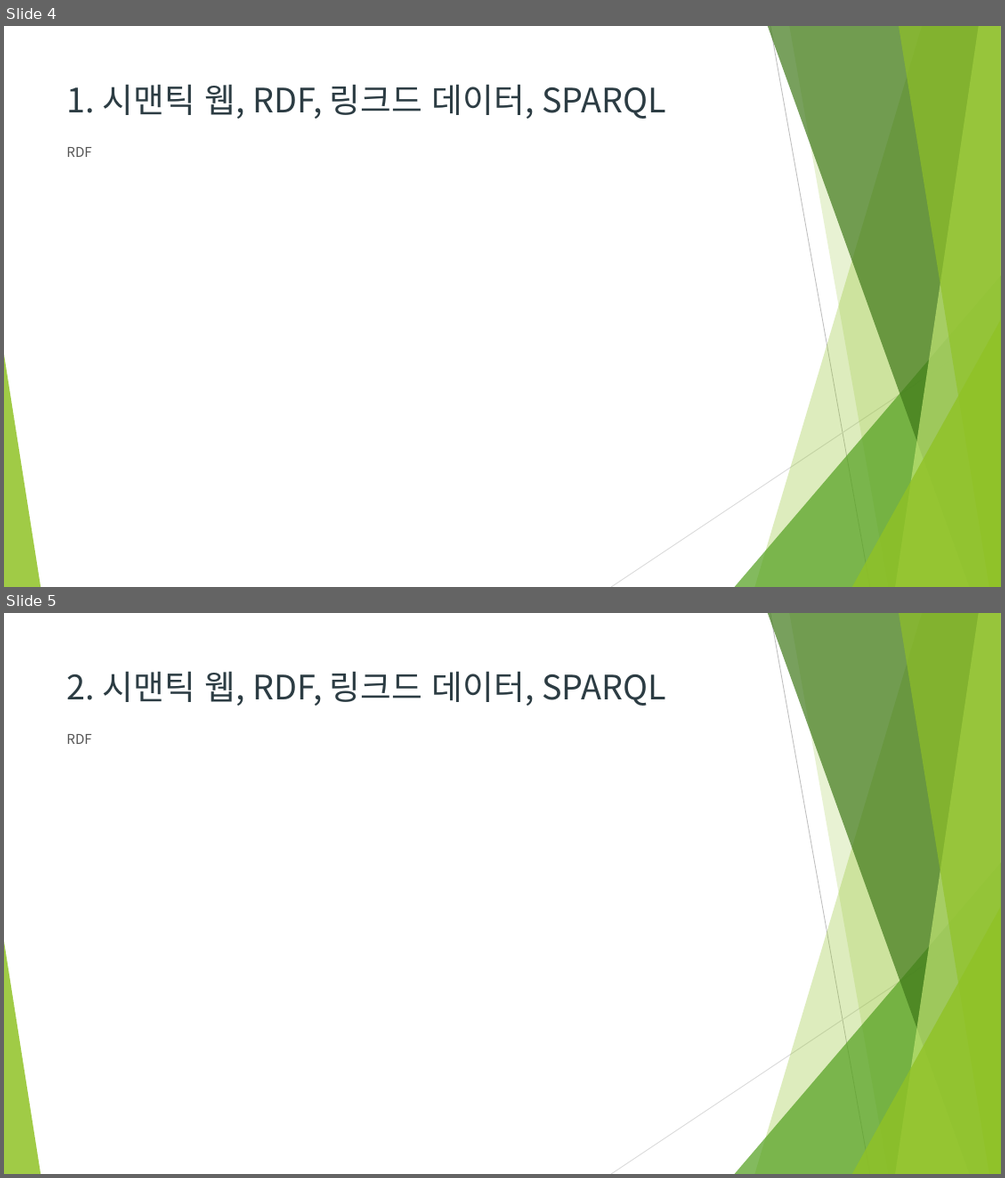
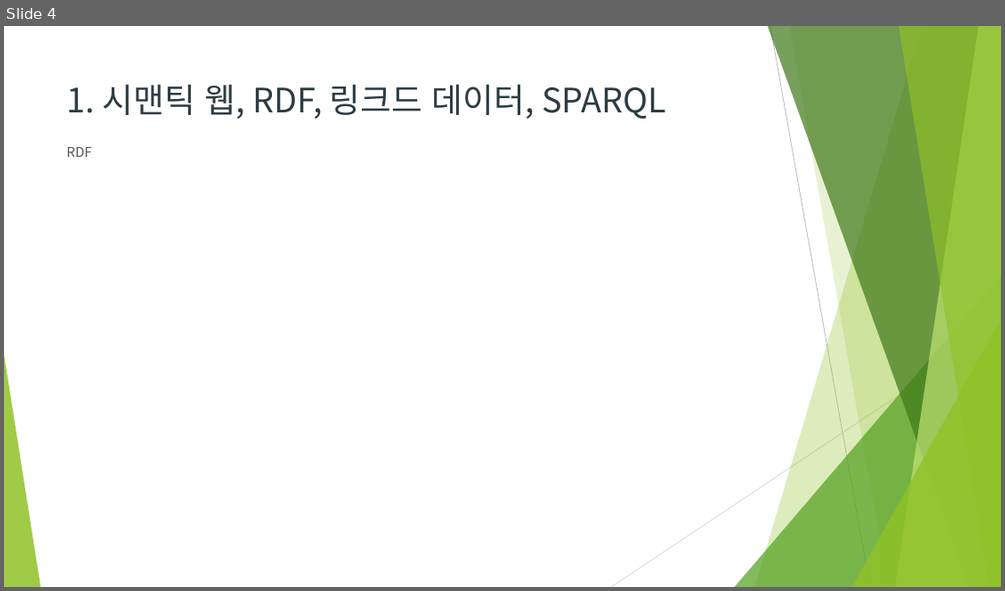
Before and after one commit to Heechul90/SPARQL, a slide deck: study/SPARQL.pptx. Shown one above the other, each under a label of ours: slides 4 and 5 before the commit, slide 4 after it. The pictures are 1005x1178 and 1005x591 pixels, drawn with LibreOffice and Linux fonts; fonts in the diff are those of the drawing; background and template pictures are left out. Boxes give left, top, right and bottom in pixels: in the first picture for what was removed or moved away, otherwise in the second. Text is boxed around its words. In the diff, an @@ line names an element or a change of style, - is before the commit and + after.

Commit message:
sparql

```diff
--- a/study/SPARQL.pptx
+++ b/study/SPARQL.pptx
@@ slide 5 removed at [4,613,1001,1174], background #FFFFFF; not listed: 10 template elements that a slide beside it also shows @@
@@ title removed at [67,671,666,706] @@
-2. 시맨틱 웹, RDF, 링크드 데이터, SPARQL
@@ text removed at [66,734,91,744] @@
-RDF
```
